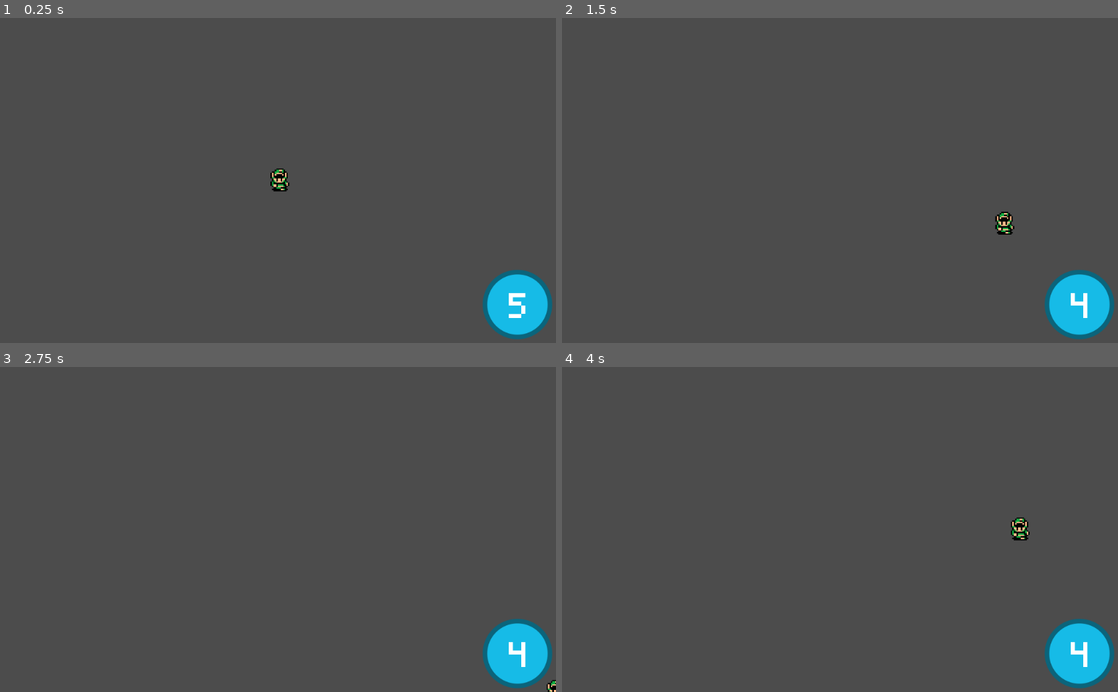
Above: before the commit, frames 1-4 (two rows, left to right).
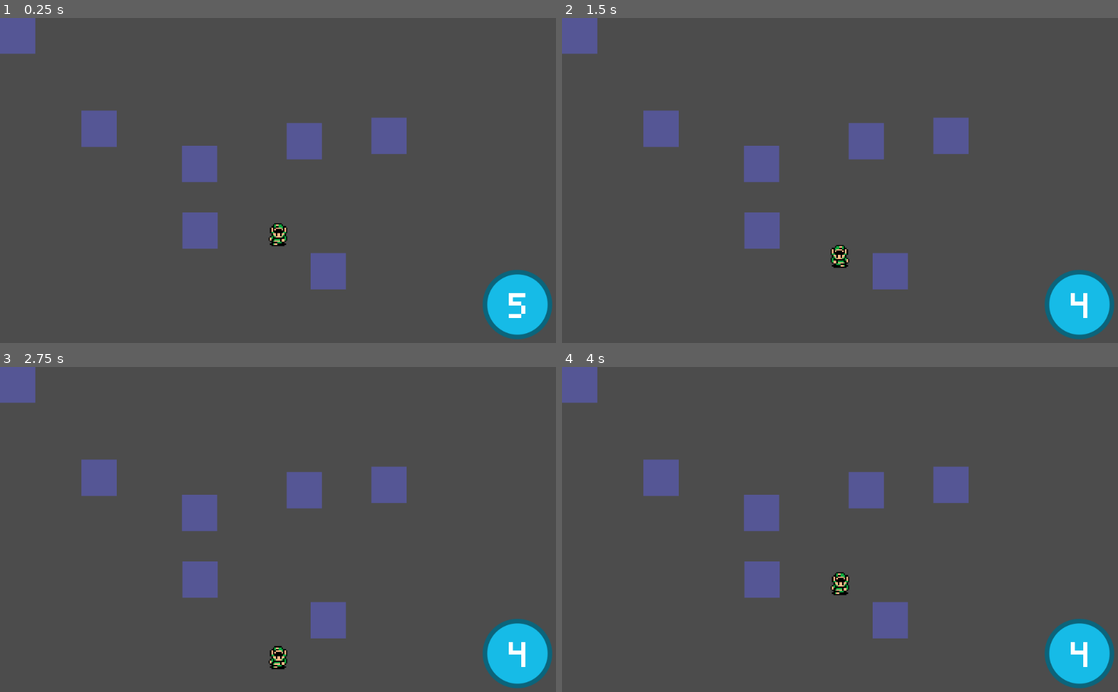
Above: after the commit, the same moments.

Repository: AvantAveGarde/SellyRpgNovember
Game: Godot game, scene res://Stages/stage_world.tscn
Same seed, same stepped clock (60 frames per second), same inputs: the game is played once before the commit and once after it.
Inputs (mouse positions are in pixels of both pictures, inside the frame that each line leads up to):
- Up to frame 1 (0.25 s): no input
- Up to frame 2 (1.5 s): tap Enter at 0.5 s; move the mouse to (962, 164) at 0.52 s; press the mouse at (962, 164) at 0.53 s; hold Right (ui_right) 0.53-1.28 s; right-click (962, 164) at 0.8 s; move the mouse to (728, 196) at 1.27 s; release the mouse at (728, 196) at 1.28 s; hold Down (ui_down) from 1.28 s (still down); right-click (728, 196) at 1.35 s
- Up to frame 3 (2.75 s): click (166, 545) at 1.55 s; move the mouse to (333, 458) at 2.02 s; release Down (ui_down) at 2.03 s; press the mouse at (333, 458) at 2.03 s; hold Right (ui_right) from 2.03 s (still down); right-click (333, 458) at 2.3 s
- Up to frame 4 (4 s): move the mouse to (812, 594) at 2.77 s; release Right (ui_right) at 2.78 s; release the mouse at (812, 594) at 2.78 s; hold Up (ui_up) 2.78-3.53 s; right-click (812, 594) at 2.85 s; click (812, 594) at 3.05 s; move the mouse to (1006, 578) at 3.52 s; press the mouse at (1006, 578) at 3.53 s; hold Left (ui_left) from 3.53 s (still down); right-click (1006, 578) at 3.8 s

The runs differ from the first frame. In frame 1, 5.4% of the frame differs, in the area x 0-74%, y 0-84%; in frame 2, 5.4%; in frame 3, 5.3%; in frame 4, 5.4%.

Commit message:
Add files via upload

Diff:
--- /dev/null
+++ b/Combat/CombatInputTest.gd
@@ -0,0 +1,23 @@
+extends Node
+
+var combat
+
+func _ready():
+	combat = get_node("CombatSystem")
+
+func _process(delta):
+	if Input.is_action_pressed("attack"):
+		combat.hold_attack(delta)
+
+	if Input.is_action_just_released("attack"):
+		combat.release_attack()
+
+	if Input.is_action_pressed("block"):
+		combat.hold_block(delta)
+
+	if Input.is_action_just_released("block"):
+		combat.release_block()
+
+#func _input(event):
+#	if event.is_action_pressed("attack"):
+#		combat.attack()
--- /dev/null
+++ b/Combat/CombatSystem.gd
@@ -0,0 +1,113 @@
+extends Node
+
+enum ChargeType {FIRE, WATER, AIR, EARTH }
+
+var charges = 5
+const max_charges = 5
+const charges_regeneration_threeshold = 2.0
+var charges_regeneration_time = 0.0
+const charge_threshold_attack = 0.2
+const charge_threshold_block = 0.2
+var charge_time_attack = 0.0
+var charge_time_block = 0.0
+var current_action = ""
+var next_action = ""
+
+var combat_ui
+
+func _ready():
+	combat_ui = get_node("CombatUI")
+	combat_ui.set_charges(charges)
+
+func _process(delta):
+	if charges < max_charges:
+		charges_regeneration_time += delta
+		if charges_regeneration_time >= charges_regeneration_threeshold:
+			charges += 1
+			combat_ui.set_charges(charges)
+			if charges >= max_charges:
+				charges_regeneration_time = 0.0
+			else:
+				charges_regeneration_time -= charges_regeneration_threeshold
+			print("Charge Regenerated")
+	if current_action != "" || next_action != "":
+		if current_action == "":
+			current_action = next_action
+			next_action = ""
+		if current_action == "light attack":
+			light_attack()
+		elif current_action == "heavy attack":
+			heavy_attack()
+		elif current_action == "ranged attack":
+			ranged_attack()
+		elif current_action == "block":
+			block()
+		elif current_action == "parry":
+			parry()
+		else:
+			current_action = ""
+
+func hold_attack(delta):
+	charge_time_attack += delta
+
+func release_attack():
+	if next_action == "":
+		if Input.is_action_pressed("block") && charges > 0:
+			next_action = "ranged attack"
+			if current_action == "block":
+				current_action = ""
+		elif charge_time_attack > charge_threshold_attack && charges > 0:
+			next_action = "heavy attack"
+		else:
+			next_action = "light attack"
+	charge_time_attack = 0.0
+
+func hold_block(delta):
+	if current_action == "block" || next_action == "block" || next_action == "":
+		charge_time_block += delta
+		if current_action != "block":
+			next_action = "block"
+
+func release_block():
+	if current_action == "block":
+		current_action = ""
+
+	if next_action == "" || next_action == "block":
+		if charge_time_block < charge_threshold_block:
+			next_action = "parry"
+		else:
+			print("blocked for " + str(charge_time_block) + " seconds")
+	charge_time_block = 0.0
+
+func light_attack():
+	current_action = ""
+	print("light attack")
+
+func heavy_attack():
+	current_action = ""
+	if charges > 0:
+		charges -= 1
+		combat_ui.set_charges(charges)
+		print("heavy attack")
+	else:
+		print("not enough charges for heavy attack")
+
+func ranged_attack():
+	current_action = ""
+	if charges > 0:
+		charges -= 1
+		combat_ui.set_charges(charges)
+		print("ranged attack")
+	else:
+		print("not enough charges for ranged attack")
+
+func block():
+	pass
+
+func parry():
+	current_action = ""
+	print("parry")
+
+func absorb():
+	current_action = ""
+	print("absorb")
--- /dev/null
+++ b/Combat/CombatSystem.tscn
@@ -0,0 +1,10 @@
+[gd_scene load_steps=3 format=2]
+
+[ext_resource path="res://Combat/CombatSystem.gd" type="Script" id=1]
+[ext_resource path="res://Combat/CombatUI.tscn" type="PackedScene" id=2]
+
+[node name="CombatSystem" type="Node"]
+
+script = ExtResource( 1 )
+
+[node name="CombatUI" parent="." instance=ExtResource( 2 )]
--- /dev/null
+++ b/Combat/CombatTest.tscn
@@ -0,0 +1,10 @@
+[gd_scene load_steps=3 format=2]
+
+[ext_resource path="res://Combat/CombatInputTest.gd" type="Script" id=1]
+[ext_resource path="res://Combat/CombatSystem.tscn" type="PackedScene" id=2]
+
+[node name="Main" type="Node"]
+
+script = ExtResource( 1 )
+
+[node name="CombatSystem" parent="." instance=ExtResource( 2 )]
--- a/Scenes/scene_player.tscn
+++ b/Scenes/scene_player.tscn
@@ -1,39 +1,60 @@
-[gd_scene load_steps=5 format=2]
+[gd_scene load_steps=10 format=2]
 
 [ext_resource path="res://Scripts/player.gd" type="Script" id=1]
-[ext_resource path="res://Sprites/awakening_link.png" type="Texture" id=2]
-[ext_resource path="res://Combat/CombatInput.tscn" type="PackedScene" id=3]
+[ext_resource path="res://Sprites/awakening_link 3.png" type="Texture" id=2]
+[ext_resource path="res://Sprites/awakening_link 2.png" type="Texture" id=3]
+[ext_resource path="res://Sprites/awakening_link.png" type="Texture" id=4]
+[ext_resource path="res://Sprites/attack1.png" type="Texture" id=5]
+[ext_resource path="res://Sprites/attack2.png" type="Texture" id=6]
+[ext_resource path="res://Combat/CombatSystem.tscn" type="PackedScene" id=7]
 
-[sub_resource type="RectangleShape2D" id=1]
+[sub_resource type="SpriteFrames" id=1]
+
+animations = [ {
+"frames": [ ExtResource( 2 ), ExtResource( 3 ), ExtResource( 4 ) ],
+"loop": true,
+"name": "Walk",
+"speed": 3.0
+}, {
+"frames": [ ExtResource( 5 ), ExtResource( 6 ) ],
+"loop": true,
+"name": "Attack",
+"speed": 2.0
+}, {
+"frames": [ ExtResource( 3 ) ],
+"loop": true,
+"name": "Idle",
+"speed": 5.0
+} ]
+
+[sub_resource type="RectangleShape2D" id=2]
 
 custom_solver_bias = 0.0
 extents = Vector2( 17.4563, 21.401 )
 
-[node name="player" type="Area2D"]
+[node name="player" type="KinematicBody2D"]
 
 input_pickable = true
-gravity_vec = Vector2( 0, 1 )
-gravity = 98.0
-linear_damp = 0.1
-angular_damp = 1.0
-audio_bus_override = false
-audio_bus_name = "Master"
+collision_layer = 1
+collision_mask = 1
+collision/safe_margin = 0.08
 script = ExtResource( 1 )
 _sections_unfolded = [ "Transform" ]
-__meta__ = {
-"_edit_group_": true
-}
-moveSpeed = 400
+moveSpeed = 200
 
-[node name="sprite" type="Sprite" parent="."]
+[node name="PlayerSprite" type="AnimatedSprite" parent="."]
 
 scale = Vector2( 0.1, 0.1 )
-texture = ExtResource( 2 )
+frames = SubResource( 1 )
+animation = "Walk"
+frame = 1
 _sections_unfolded = [ "Transform" ]
 
 [node name="collision_shape_2d" type="CollisionShape2D" parent="."]
 
-shape = SubResource( 1 )
+position = Vector2( 0.0877111, -0.00123465 )
+scale = Vector2( 0.996575, 0.998028 )
+shape = SubResource( 2 )
 _sections_unfolded = [ "Transform" ]
 
-[node name="Main" parent="." instance=ExtResource( 3 )]
+[node name="CombatSystem" parent="." instance=ExtResource( 7 )]
--- a/Scripts/player.gd
+++ b/Scripts/player.gd
@@ -1,18 +1,30 @@
-extends Area2D
+extends KinematicBody2D
 
-export var moveSpeed = 400
+export var moveSpeed = 200
 var velocity = Vector2()
-var extents
 var screensize
+
+onready var combat = get_node("CombatSystem")
+onready var sprite = get_node("PlayerSprite")
+
+var anim = "Idle"
+
+
+#Initialization
 func _ready():
 	set_process(true)
 	screensize = get_viewport_rect().size
-	extents = get_node("sprite").get_texture().get_size() / 2
-	translate(screensize / 2)
 
+
+
+#update
 func _process(delta):
+	PlayerInput(delta)
+
+func  PlayerInput(delta):
+
+	#Input
 	var input = Vector2(0, 0)
-
 	if Input.is_action_pressed("ui_right"):
 		input.x = 1
 	elif Input.is_action_pressed("ui_left"):
@@ -27,7 +39,24 @@
 		input.y = 0
 
 	velocity = input.normalized() * moveSpeed
-	var pos = get_position() + velocity * delta
-	pos.x = clamp(pos.x, 0, screensize.x)
-	pos.y = clamp(pos.y, 0, screensize.y)
-	set_position(pos)
+
+	#attack
+	if Input.is_action_pressed("attack"):
+		combat.hold_attack(delta)
+		velocity.y = 0
+		velocity.x = 0
+
+	if Input.is_action_just_released("attack"):
+		combat.release_attack()
+
+	#animate
+	if  velocity.y != 0:
+		anim = "Walk"
+	else:
+		anim = "Idle"
+
+	sprite.play(anim);
+
+
+	#Movement
+	move_and_slide(velocity)
--- a/Stages/stage_world.tscn
+++ b/Stages/stage_world.tscn
@@ -1,9 +1,303 @@
-[gd_scene load_steps=2 format=2]
+[gd_scene load_steps=3 format=2]
 
 [ext_resource path="res://Scenes/scene_player.tscn" type="PackedScene" id=1]
 
+[sub_resource type="RectangleShape2D" id=1]
+
+custom_solver_bias = 0.0
+extents = Vector2( 10, 10 )
+
 [node name="world" type="Node"]
 
 [node name="player" parent="." instance=ExtResource( 1 )]
 
-position = Vector2( 3.52576, -1.00464 )
+position = Vector2( 512, 400 )
+
+[node name="Walls" type="Node" parent="."]
+
+[node name="Wall" type="StaticBody2D" parent="Walls"]
+
+editor/display_folded = true
+position = Vector2( 32, 32 )
+input_pickable = false
+collision_layer = 1
+collision_mask = 1
+constant_linear_velocity = Vector2( 0, 0 )
+constant_angular_velocity = 0.0
+friction = 1.0
+bounce = 0.0
+_sections_unfolded = [ "Transform" ]
+__meta__ = {
+"_edit_group_": true
+}
+
+[node name="ColorRect" type="ColorRect" parent="Walls/Wall"]
+
+anchor_left = 0.0
+anchor_top = 0.0
+anchor_right = 0.0
+anchor_bottom = 0.0
+margin_left = -32.0
+margin_top = -33.0
+margin_right = 33.0
+margin_bottom = 34.0
+rect_pivot_offset = Vector2( 0, 0 )
+rect_clip_content = false
+mouse_filter = 0
+size_flags_horizontal = 1
+size_flags_vertical = 1
+color = Color( 0.336456, 0.340354, 0.585938, 1 )
+_sections_unfolded = [ "Rect" ]
+
+[node name="CollisionShape2D" type="CollisionShape2D" parent="Walls/Wall"]
+
+position = Vector2( 0.489406, 0.756622 )
+scale = Vector2( 3.2477, 3.36874 )
+shape = SubResource( 1 )
+_sections_unfolded = [ "Transform" ]
+
+[node name="Wall2" type="StaticBody2D" parent="Walls"]
+
+editor/display_folded = true
+position = Vector2( 368.4, 391.727 )
+input_pickable = false
+collision_layer = 1
+collision_mask = 1
+constant_linear_velocity = Vector2( 0, 0 )
+constant_angular_velocity = 0.0
+friction = 1.0
+bounce = 0.0
+_sections_unfolded = [ "Transform" ]
+__meta__ = {
+"_edit_group_": true
+}
+
+[node name="ColorRect" type="ColorRect" parent="Walls/Wall2"]
+
+anchor_left = 0.0
+anchor_top = 0.0
+anchor_right = 0.0
+anchor_bottom = 0.0
+margin_left = -32.0
+margin_top = -33.0
+margin_right = 33.0
+margin_bottom = 34.0
+rect_pivot_offset = Vector2( 0, 0 )
+rect_clip_content = false
+mouse_filter = 0
+size_flags_horizontal = 1
+size_flags_vertical = 1
+color = Color( 0.336456, 0.340354, 0.585938, 1 )
+_sections_unfolded = [ "Rect" ]
+
+[node name="CollisionShape2D" type="CollisionShape2D" parent="Walls/Wall2"]
+
+position = Vector2( 0.489406, 0.756622 )
+scale = Vector2( 3.2477, 3.36874 )
+shape = SubResource( 1 )
+_sections_unfolded = [ "Transform" ]
+
+[node name="Wall3" type="StaticBody2D" parent="Walls"]
+
+editor/display_folded = true
+position = Vector2( 715.85, 217.388 )
+input_pickable = false
+collision_layer = 1
+collision_mask = 1
+constant_linear_velocity = Vector2( 0, 0 )
+constant_angular_velocity = 0.0
+friction = 1.0
+bounce = 0.0
+_sections_unfolded = [ "Transform" ]
+__meta__ = {
+"_edit_group_": true
+}
+
+[node name="ColorRect" type="ColorRect" parent="Walls/Wall3"]
+
+anchor_left = 0.0
+anchor_top = 0.0
+anchor_right = 0.0
+anchor_bottom = 0.0
+margin_left = -32.0
+margin_top = -33.0
+margin_right = 33.0
+margin_bottom = 34.0
+rect_pivot_offset = Vector2( 0, 0 )
+rect_clip_content = false
+mouse_filter = 0
+size_flags_horizontal = 1
+size_flags_vertical = 1
+color = Color( 0.336456, 0.340354, 0.585938, 1 )
+_sections_unfolded = [ "Rect" ]
+
+[node name="CollisionShape2D" type="CollisionShape2D" parent="Walls/Wall3"]
+
+position = Vector2( 0.489406, 0.756622 )
+scale = Vector2( 3.2477, 3.36874 )
+shape = SubResource( 1 )
+_sections_unfolded = [ "Transform" ]
+
+[node name="Wall4" type="StaticBody2D" parent="Walls"]
+
+editor/display_folded = true
+position = Vector2( 559.927, 227.21 )
+input_pickable = false
+collision_layer = 1
+collision_mask = 1
+constant_linear_velocity = Vector2( 0, 0 )
+constant_angular_velocity = 0.0
+friction = 1.0
+bounce = 0.0
+_sections_unfolded = [ "Transform" ]
+__meta__ = {
+"_edit_group_": true
+}
+
+[node name="ColorRect" type="ColorRect" parent="Walls/Wall4"]
+
+anchor_left = 0.0
+anchor_top = 0.0
+anchor_right = 0.0
+anchor_bottom = 0.0
+margin_left = -32.0
+margin_top = -33.0
+margin_right = 33.0
+margin_bottom = 34.0
+rect_pivot_offset = Vector2( 0, 0 )
+rect_clip_content = false
+mouse_filter = 0
+size_flags_horizontal = 1
+size_flags_vertical = 1
+color = Color( 0.336456, 0.340354, 0.585938, 1 )
+_sections_unfolded = [ "Rect" ]
+
+[node name="CollisionShape2D" type="CollisionShape2D" parent="Walls/Wall4"]
+
+position = Vector2( 0.489406, 0.756622 )
+scale = Vector2( 3.2477, 3.36874 )
+shape = SubResource( 1 )
+_sections_unfolded = [ "Transform" ]
+
+[node name="Wall7" type="StaticBody2D" parent="Walls"]
+
+editor/display_folded = true
+position = Vector2( 604.126, 466.619 )
+input_pickable = false
+collision_layer = 1
+collision_mask = 1
+constant_linear_velocity = Vector2( 0, 0 )
+constant_angular_velocity = 0.0
+friction = 1.0
+bounce = 0.0
+_sections_unfolded = [ "Transform" ]
+__meta__ = {
+"_edit_group_": true
+}
+
+[node name="ColorRect" type="ColorRect" parent="Walls/Wall7"]
+
+anchor_left = 0.0
+anchor_top = 0.0
+anchor_right = 0.0
+anchor_bottom = 0.0
+margin_left = -32.0
+margin_top = -33.0
+margin_right = 33.0
+margin_bottom = 34.0
+rect_pivot_offset = Vector2( 0, 0 )
+rect_clip_content = false
+mouse_filter = 0
+size_flags_horizontal = 1
+size_flags_vertical = 1
+color = Color( 0.336456, 0.340354, 0.585938, 1 )
+_sections_unfolded = [ "Rect" ]
+
+[node name="CollisionShape2D" type="CollisionShape2D" parent="Walls/Wall7"]
+
+position = Vector2( 0.489406, 0.756622 )
+scale = Vector2( 3.2477, 3.36874 )
+shape = SubResource( 1 )
+_sections_unfolded = [ "Transform" ]
+
+[node name="Wall5" type="StaticBody2D" parent="Walls"]
+
+editor/display_folded = true
+position = Vector2( 367.172, 268.953 )
+input_pickable = false
+collision_layer = 1
+collision_mask = 1
+constant_linear_velocity = Vector2( 0, 0 )
+constant_angular_velocity = 0.0
+friction = 1.0
+bounce = 0.0
+_sections_unfolded = [ "Transform" ]
+__meta__ = {
+"_edit_group_": true
+}
+
+[node name="ColorRect" type="ColorRect" parent="Walls/Wall5"]
+
+anchor_left = 0.0
+anchor_top = 0.0
+anchor_right = 0.0
+anchor_bottom = 0.0
+margin_left = -32.0
+margin_top = -33.0
+margin_right = 33.0
+margin_bottom = 34.0
+rect_pivot_offset = Vector2( 0, 0 )
+rect_clip_content = false
+mouse_filter = 0
+size_flags_horizontal = 1
+size_flags_vertical = 1
+color = Color( 0.336456, 0.340354, 0.585938, 1 )
+_sections_unfolded = [ "Rect" ]
+
+[node name="CollisionShape2D" type="CollisionShape2D" parent="Walls/Wall5"]
+
+position = Vector2( 0.489406, 0.756622 )
+scale = Vector2( 3.2477, 3.36874 )
+shape = SubResource( 1 )
+_sections_unfolded = [ "Transform" ]
+
+[node name="Wall6" type="StaticBody2D" parent="Walls"]
+
+editor/display_folded = true
+position = Vector2( 181.784, 203.883 )
+input_pickable = false
+collision_layer = 1
+collision_mask = 1
+constant_linear_velocity = Vector2( 0, 0 )
+constant_angular_velocity = 0.0
+friction = 1.0
+bounce = 0.0
+_sections_unfolded = [ "Transform" ]
+__meta__ = {
+"_edit_group_": true
+}
+
+[node name="ColorRect" type="ColorRect" parent="Walls/Wall6"]
+
+anchor_left = 0.0
+anchor_top = 0.0
+anchor_right = 0.0
+anchor_bottom = 0.0
+margin_left = -32.0
+margin_top = -33.0
+margin_right = 33.0
+margin_bottom = 34.0
+rect_pivot_offset = Vector2( 0, 0 )
+rect_clip_content = false
+mouse_filter = 0
+size_flags_horizontal = 1
+size_flags_vertical = 1
+color = Color( 0.336456, 0.340354, 0.585938, 1 )
+_sections_unfolded = [ "Rect" ]
+
+[node name="CollisionShape2D" type="CollisionShape2D" parent="Walls/Wall6"]
+
+position = Vector2( 0.489406, 0.756622 )
+scale = Vector2( 3.2477, 3.36874 )
+shape = SubResource( 1 )
+_sections_unfolded = [ "Transform" ]
Binary file added: Sprites/attack1.png
Not shown, added: Sprites/attack1.png.import
Binary file added: Sprites/attack2.png
Not shown, added: Sprites/attack2.png.import
